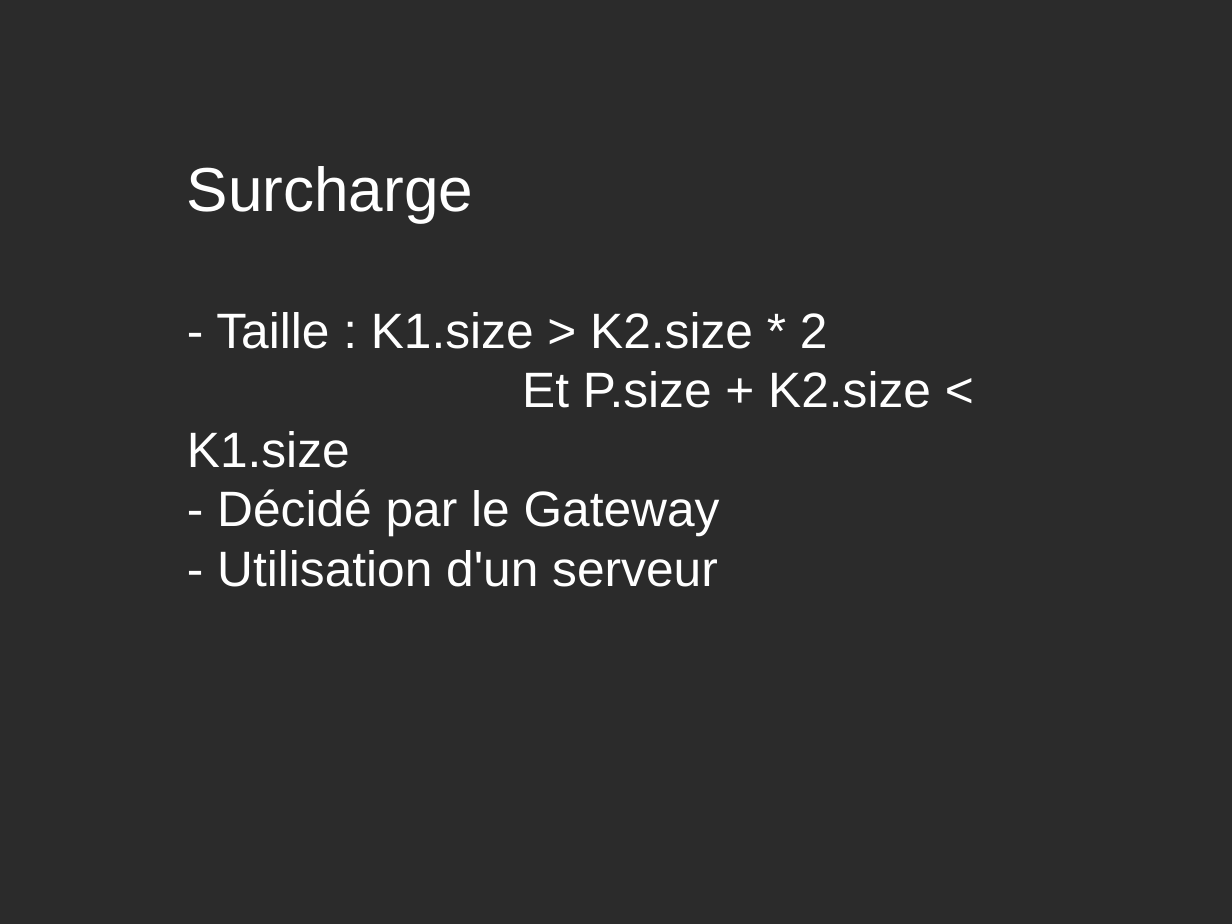
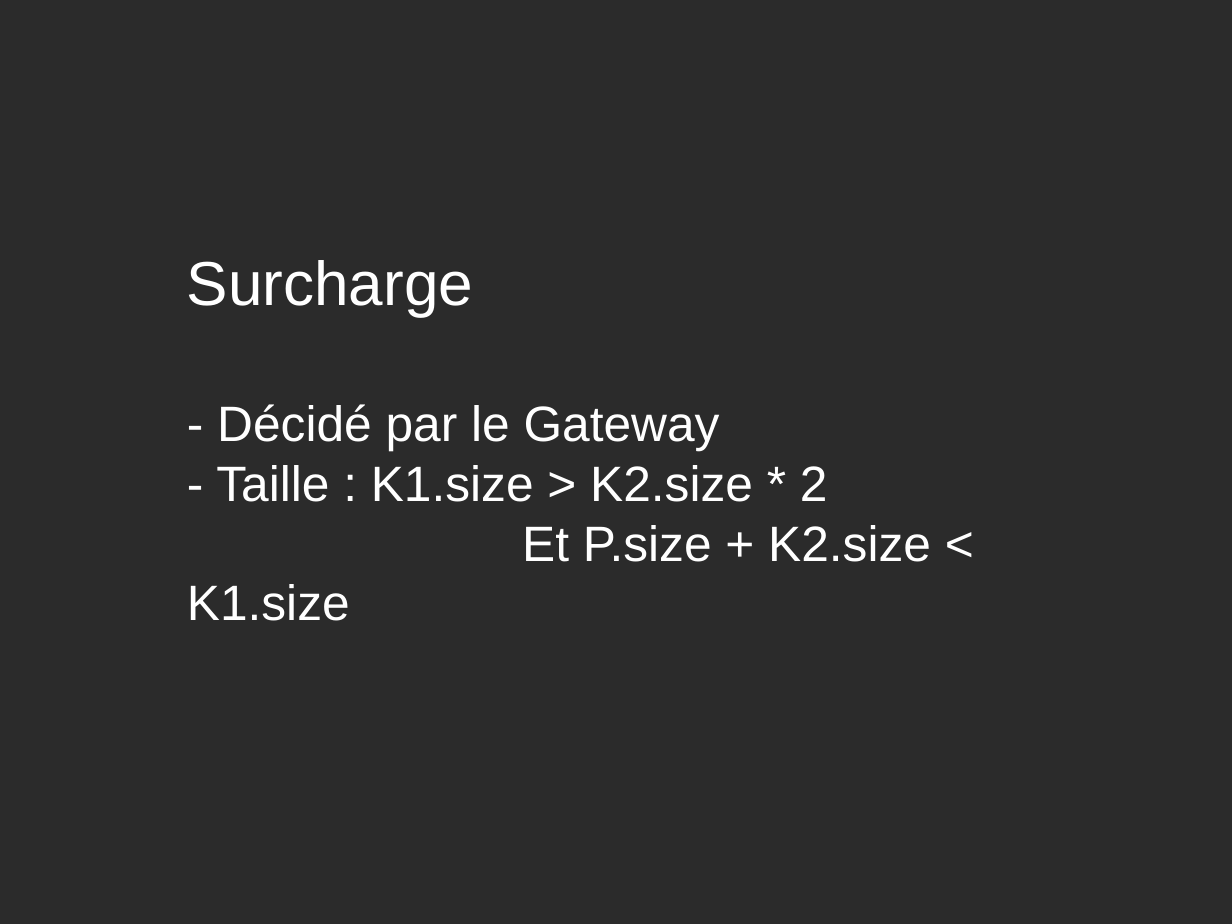
Before and after one commit to LucasChezToi/ABDR, a slide deck: slide 7 of Présentation/présentation.odp (slide 8 before the commit). Drawn at 1232x924 pixels with LibreOffice and Linux fonts; fonts in the diff are those of the drawing; background and template pictures are left out; a plain dark background stands for a picture behind light text. Boxes give left, top, right and bottom in pixels: in the first picture for what was removed or moved away, otherwise in the second. Text is boxed around its words. In the diff, an @@ line names an element or a change of style, - is before the commit and + after.

```diff
--- a/Présentation/présentation.odp
+++ b/Présentation/présentation.odp
@@ text "Surcharge" moved from (x1=187, y1=166, x2=931, y2=587) to (x1=187, y1=260, x2=931, y2=621) @@
@@ text at (x1=217, y1=404, x2=720, y2=451): paragraph added @@
+- Décidé par le Gateway
@@ text at (x1=217, y1=489, x2=720, y2=587): paragraphs removed @@
-- Décidé par le Gateway
-- Utilisation d'un serveur
```
Also in this commit, not shown: 4 other slides changed, 1 slide added, 2 slides removed, 5 other files.
